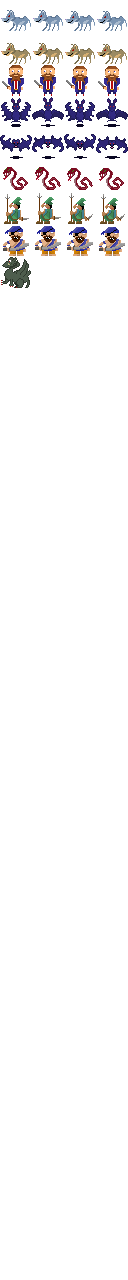
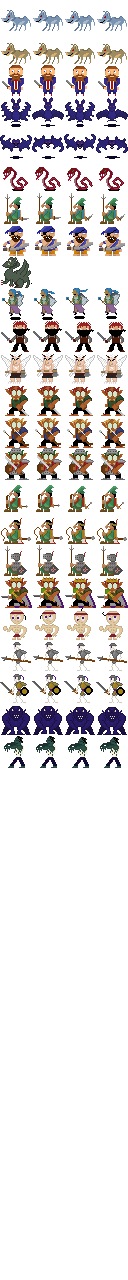
Layered file, before and after one edit (128 × 1280). Changes by layer:
removed layer "Head" over [12, 189, 119, 191]
removed layer "Arms" over [12, 189, 120, 191]
painted on "Body" over [0, 189, 128, 768]
